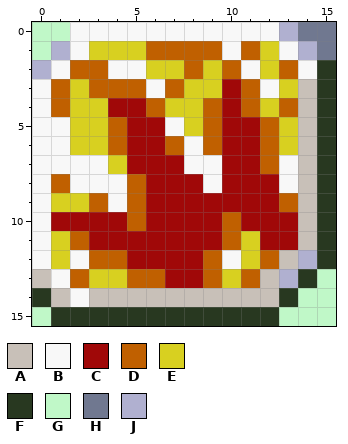
One commit to this pixel-art sprite: Engine Hacks/SkillSystem/SkillIcons/Inspire.png. The first picture shows the starting point.
The file is 16x16 pixels.
Palette (. is transparent): A #c8c0b8  B #f8f8f8  C #a00808  D #c06000  E #d8d020  F #283820  G #c0f8c8  H #707890  J #b0b0d0
Pixels before, first column x 0:
 0 GGBBBBBBBBBBBJHH
 1 GJBEEEDDDDBDEBJH
 2 JBDDBBEEDEDBEDBF
 3 BDEDDDBDEECDBEAF
 4 BDEECCDEEDCDEDAF
 5 BBEEDCCBEDCCDEAF
 6 BBEEDCCDBDCCDEAF
 7 BBBBECCCBBCCDBAF
 8 BDBBBDCCCBCCCBAF
 9 BEEDBDCCCCCCCDAF
10 BCCCCDCCCCDCCCAF
11 BEDCCCCCCCDECCAF
12 BEBDDCCCCDBEDAJF
13 ABDEEDDCCDEDAJFG
14 FABAAAAAAAAAAFGG
15 GFFFFFFFFFFFFGGG
New version:
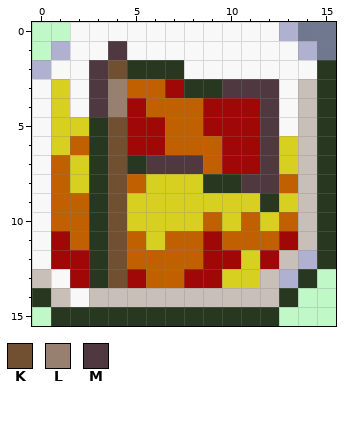
Colours new in this view: K #705030  L #988070  M #503840
Difference:
Changed rows in their new state; - is an unchanged pixel.
first column x 1:
 1 --BMBBBBB-BB-
 2 -BMKFFFBBB-BB
 3 EBML-DCFFMMMB
 4 EBML--DDC-CMB
 5 E-FK--DDC--MB
 6 EDFK---D---M-
 7 DEFKFMMMD--ME
 8 -EFK-EEEFFMMD
 9 DDFKEEEEEEEFE
10 DDFKEEEEDEDED
11 C-FKDEDD--DD-
12 CCFKDDDDCC-C-
13 -CFKC-D-C-E--
Pixel boxes of the changes (left, top, right, bottom) in both pictures:
changed: (51, 41, 298, 288)
